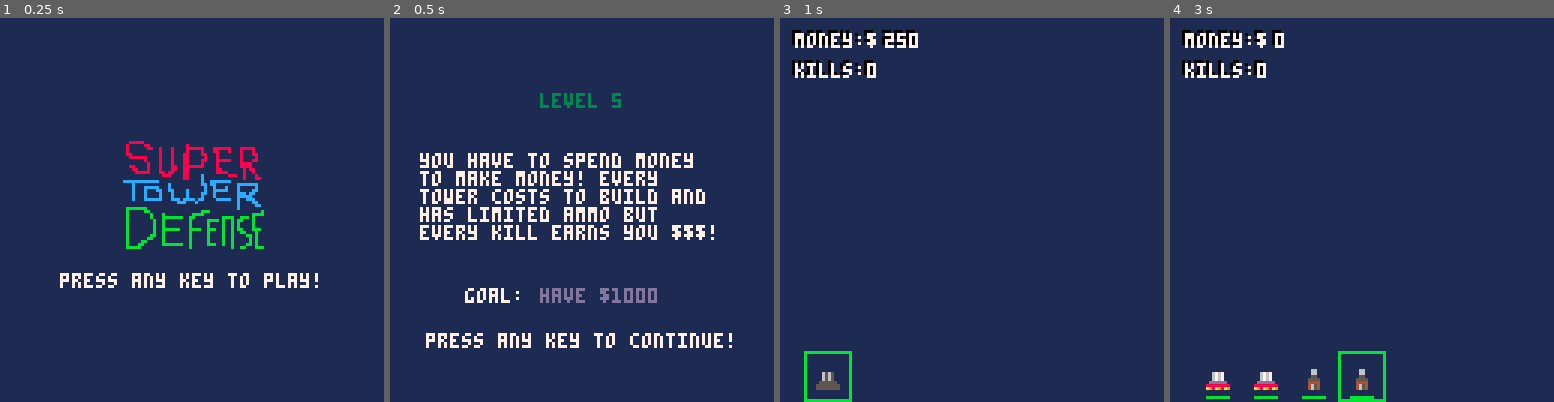
Above: before the commit, frames 1-4 (left to right).
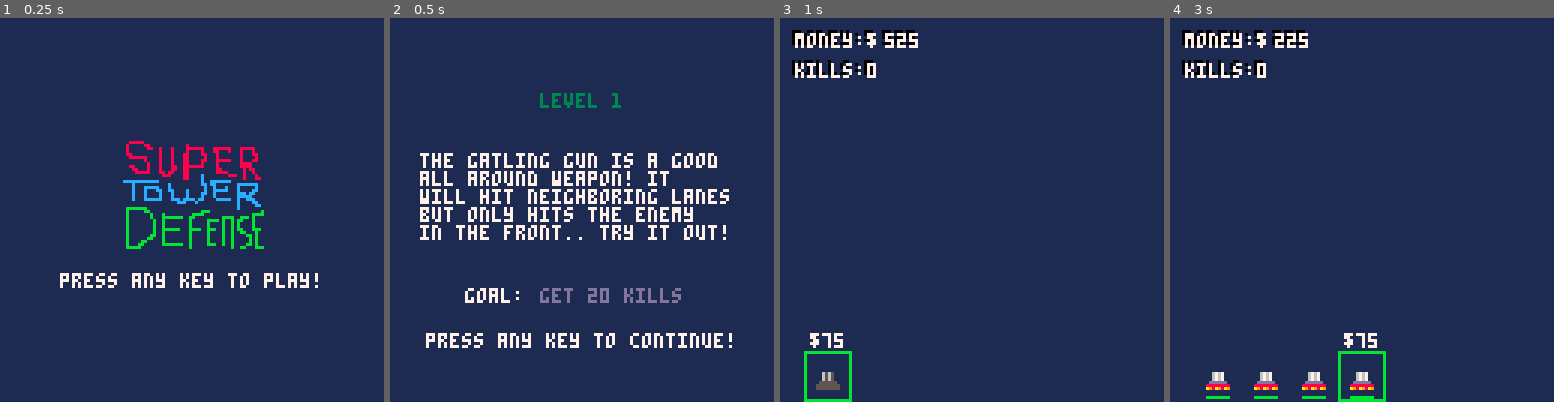
Above: after the commit, the same moments.

Repository: elennick/ggo25
Game: PICO-8 cartridge ggo25.p8
The game is run twice, just before and just after one commit, with the same random seed, the same clock (stepped at 60 frames per second) and the same inputs.
Inputs:
- Up to frame 1 (0.25 s): no input
- Up to frame 2 (0.5 s): tap X (X key) at 0.33 s
- Up to frame 3 (1 s): tap O (Z key) at 0.7 s
- Up to frame 4 (3 s): tap X (X key) at 1.07, 1.85, 2.97 s; hold Right 1.6-2.1 s; tap O (Z key) every 0.4 s from 1.7 to 2.9 s; hold Up 2.15-2.42 s; hold Right from 2.47 s (still down)

Frame 1 is identical in both runs. In frame 2, 6.0% of the frame differs, in the area x 7-89%, y 19-75%; in frame 3, 0.3%; in frame 4, 0.9%.

Commit message:
added tower cost above cursor

Diff:
--- a/ggo25.p8
+++ b/ggo25.p8
@@ -3,8 +3,15 @@
 __lua__
 //init stuff
 
+//todo
+//* lose condition
+//* retry on lose
+//* show tower cost
+//* dont let enemies spawn on each other
+//* destroy towers?
+
 debug = false
-start_lvl = 5
+start_lvl = 1
 tdelay = .3
 
 nmes = {} //enemies
@@ -172,14 +179,20 @@
   rect((cpos * 16) + 8, 111, (cpos * 16) + 23, 127, 11)
   local csel_name = game.curlvl.twrs[csel]
 		local tsi
+		local tcost
 		if csel_name == "laser" then
 		  tsi = 22
+		  tcost = ttypes["laser"].cost
 		elseif csel_name == "gatling" then
 		  tsi = 23
+		  tcost = ttypes["gatling"].cost
 		else
 		  tsi = 24
+		  tcost = ttypes["scatter"].cost
 		end
 		spr(tsi, (cpos * 16) + 12, 116)
+  print("$", (cpos * 16) + 10, 105, 7)
+  print(tcost, (cpos * 16) + 14, 105, 7)
 
   //draw towers
   for i=1,#twrs do
@@ -520,6 +533,7 @@
   reset_level()
   game.curlvl = lvls[l]
   csel = 1
+  cpos = 0
   game.sr = game.curlvl.ssr
   game.sn = game.curlvl.ssn
   game.money = game.curlvl.money
Not shown, changed: the sound effects (__sfx__) section of ggo25.p8
